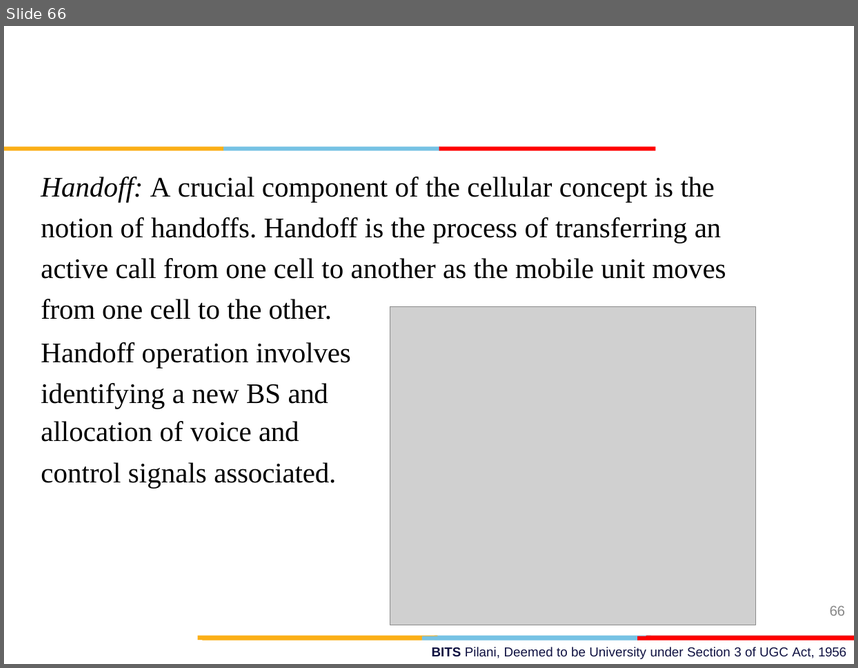
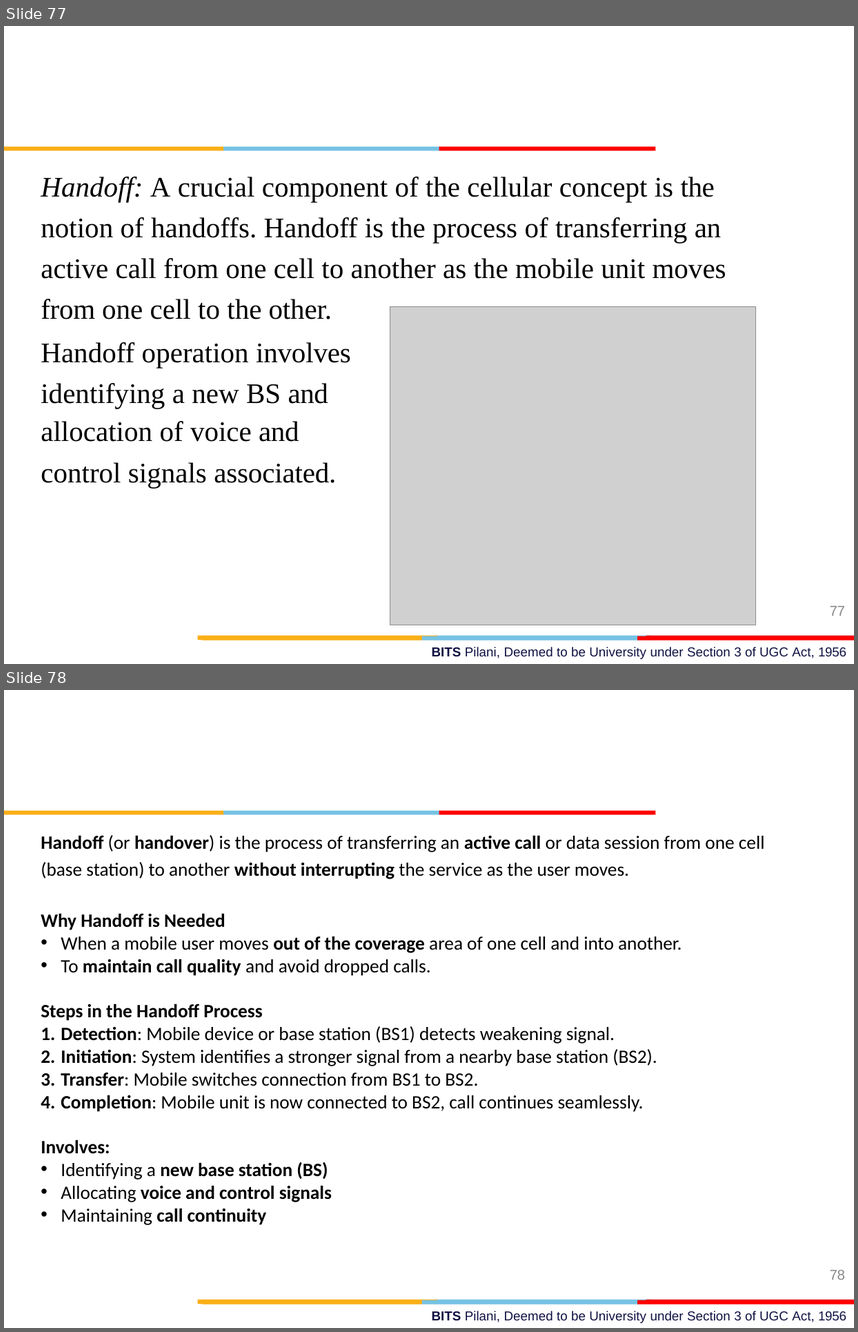
Before and after one commit to AbidKhan01ak/Mtech-7th-Sem, a slide deck: WMC/L1_WMC.pptx. Shown one above the other, each under a label of ours: slide 66 before the commit, slides 77 and 78 after it. The pictures are 858x668 and 858x1332 pixels, drawn with LibreOffice and Linux fonts; fonts in the diff are those of the drawing; grey boxes stand for pictures; background and template pictures are left out. Boxes give left, top, right and bottom in pixels: in the first picture for what was removed or moved away, otherwise in the second. Text is boxed around its words. In the diff, an @@ line names an element or a change of style, - is before the commit and + after.

```diff
--- a/WMC/L1_WMC.pptx
+++ b/WMC/L1_WMC.pptx
@@ slide 78 added at box(4, 690, 854, 1328), background #FFFFFF; not listed: 9 template elements that a slide beside it also shows @@
@@ text added at box(41, 835, 765, 1225), 16 pt, text #000000 @@
+Handoff (or handover) is the process of transferring an active call or data session from one cell (base station) to another without interrupting the service as the user moves.
+Why Handoff is Needed
+• When a mobile user moves out of the coverage area of one cell and into another.
+• To maintain call quality and avoid dropped calls.
+Steps in the Handoff Process
+1. Detection: Mobile device or base station (BS1) detects weakening signal.
+2. Initiation: System identifies a stronger signal from a nearby base station (BS2).
+3. Transfer: Mobile switches connection from BS1 to BS2.
+4. Completion: Mobile unit is now connected to BS2, call continues seamlessly.
+Involves:
+• Identifying a new base station (BS)
+• Allocating voice and control signals
+• Maintaining call continuity
@@ page number added at box(830, 1270, 845, 1279), 12 pt, text #888888 @@
+78
@@ text added at box(432, 1310, 846, 1323), 11 pt, text #0F1141 @@
+BITS Pilani, Deemed to be University under Section 3 of UGC Act, 1956
@@ what was slide 66 is now slide 77 @@
@@ page number at box(830, 606, 845, 615): text changed @@
-66
+77
```
Also in this commit, not shown: 2 slides changed, 19 other slides added, 1 slide removed, 1 other file.
